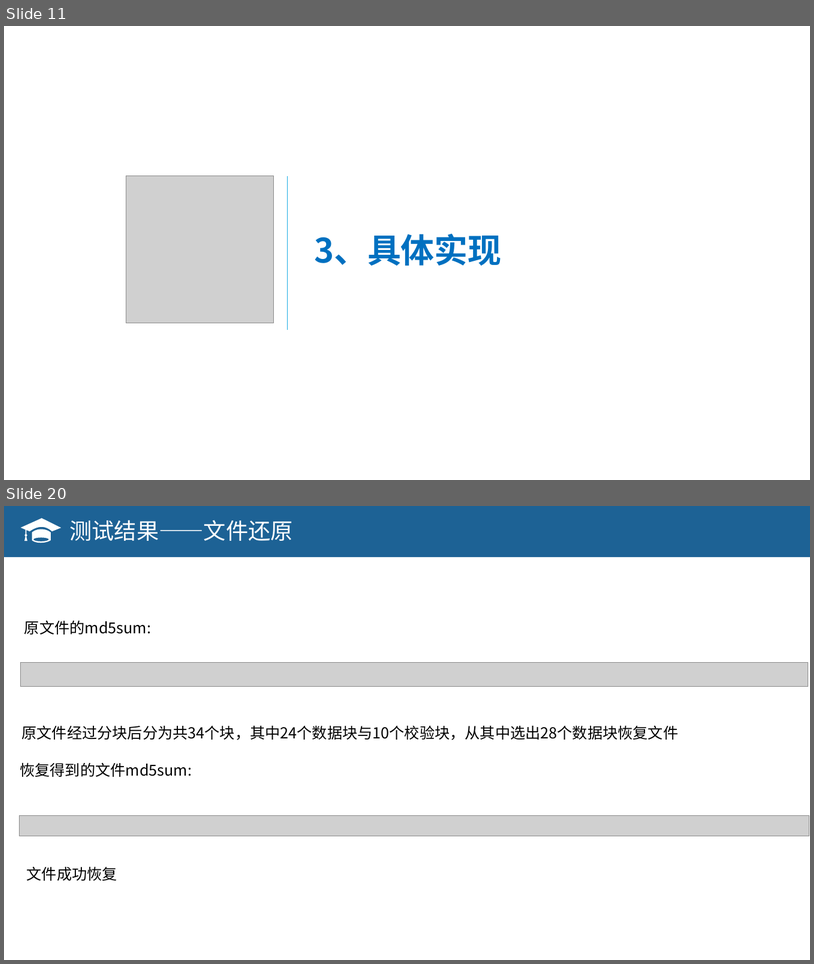
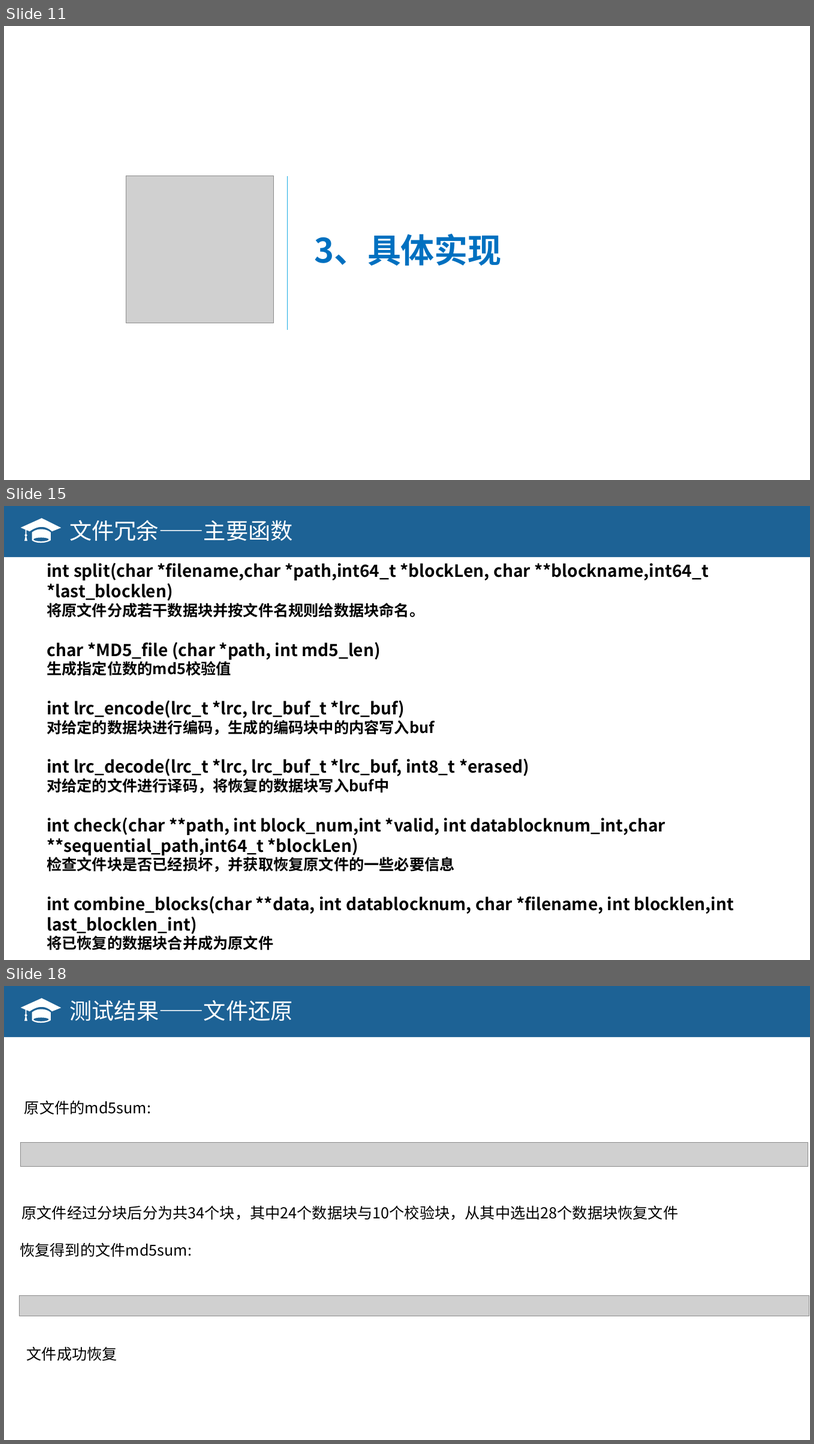
Before and after one commit to OSH-2018/X-exciting, a slide deck: new/结题报告.pptx. Shown one above the other, each under a label of ours: slides 11 and 20 before the commit, slides 11, 15 and 18 after it; the slides between them are not shown. The pictures are 814x964 and 814x1444 pixels, drawn with LibreOffice and Linux fonts; fonts in the diff are those of the drawing; grey boxes stand for pictures. Boxes give left, top, right and bottom in pixels: in the first picture for what was removed or moved away, otherwise in the second. Text is boxed around its words. In the diff, an @@ line names an element or a change of style, - is before the commit and + after.

```diff
--- a/new/结题报告.pptx
+++ b/new/结题报告.pptx
@@ slide 15 added at [4, 506, 810, 960], background #FFFFFF @@
@@ rectangle added at [4, 506, 810, 557], fill #1D6295 @@
@@ freeform shape added at [21, 518, 62, 543], fill #FFFFFF @@
@@ text added at [69, 520, 293, 541], 26.7 pt, text #FFFFFF @@
+文件冗余——主要函数
@@ text added at [47, 563, 734, 950], 20 pt, text #000000, bold @@
+int split(char *filename,char *path,int64_t *blockLen, char **blockname,int64_t *last_blocklen)
+将原文件分成若干数据块并按文件名规则给数据块命名。
+char *MD5_file (char *path, int md5_len)
+生成指定位数的md5校验值
+int lrc_encode(lrc_t *lrc, lrc_buf_t *lrc_buf)
+对给定的数据块进行编码，生成的编码块中的内容写入buf
+int lrc_decode(lrc_t *lrc, lrc_buf_t *lrc_buf, int8_t *erased)
+对给定的文件进行译码，将恢复的数据块写入buf中
+int check(char **path, int block_num,int *valid, int datablocknum_int,char **sequential_path,int64_t *blockLen)
+检查文件块是否已经损坏，并获取恢复原文件的一些必要信息
+int combine_blocks(char **data, int datablocknum, char *filename, int blocklen,int last_blocklen_int)
+将已恢复的数据块合并成为原文件
@@ what was slide 20 is now slide 18 @@
```
Also in this commit, not shown: 11 slides changed, 6 other slides added, 4 slides removed.
